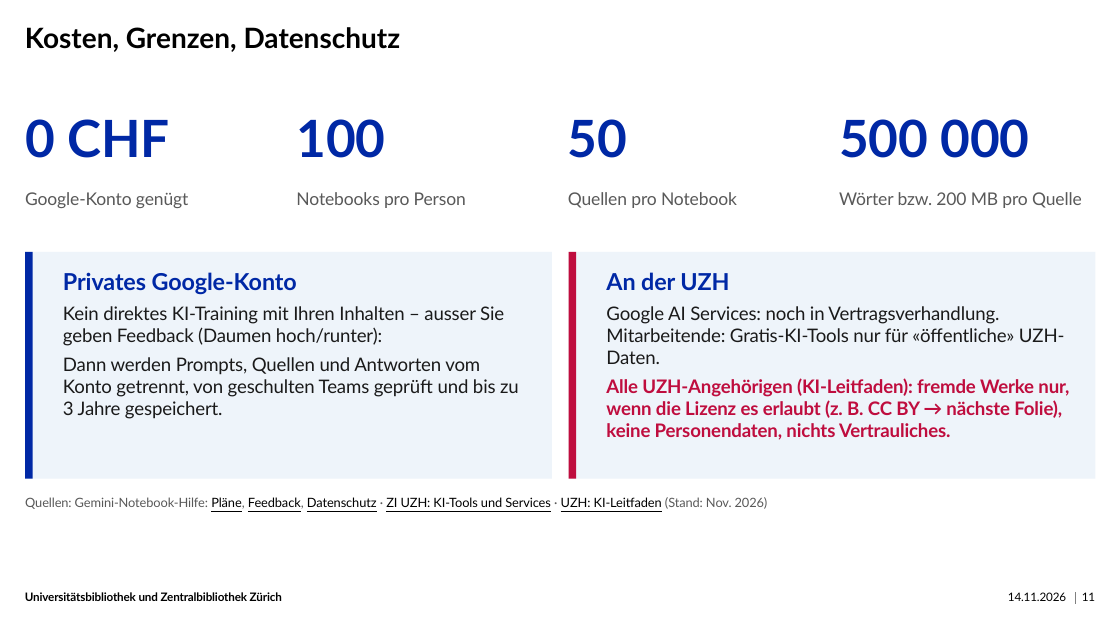
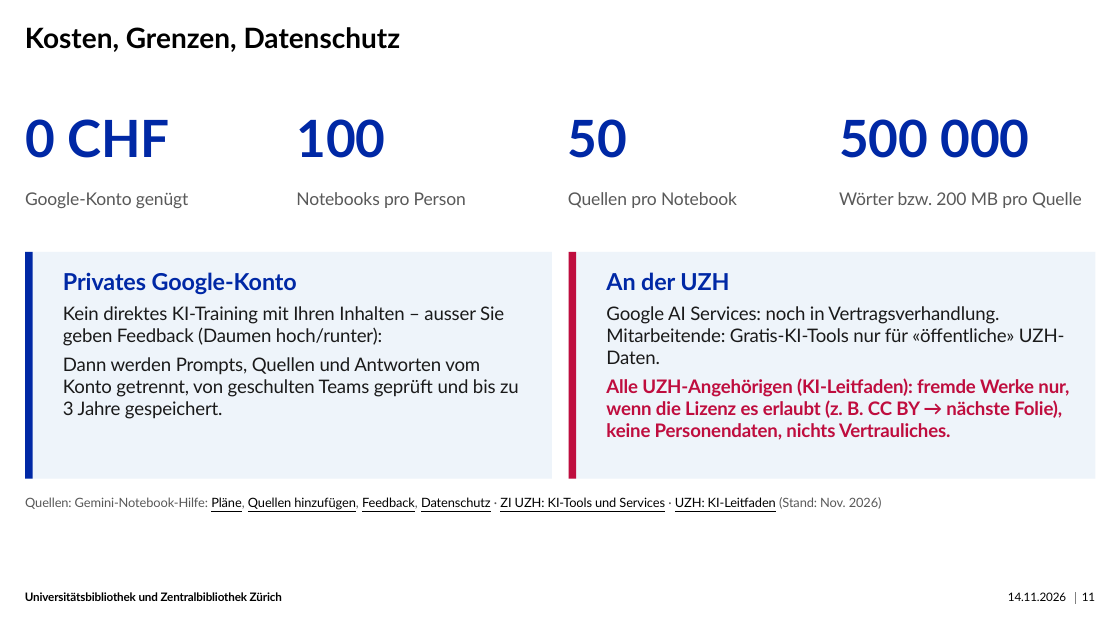
Before and after one commit to NbtKmy/presentations, a slide deck: slide 11 of coffee_lectures/presentation_HS26_geminiNotebook.pptx. Drawn at 1120x630 pixels with LibreOffice and Linux fonts; fonts in the diff are those of the drawing. Boxes give left, top, right and bottom in pixels: in the first picture for what was removed or moved away, otherwise in the second. Text is boxed around its words. In the diff, an @@ line names an element or a change of style, - is before the commit and + after.

```diff
--- a/coffee_lectures/presentation_HS26_geminiNotebook.pptx
+++ b/coffee_lectures/presentation_HS26_geminiNotebook.pptx
@@ text at bbox=[25, 497, 882, 510]: text changed @@
-Quellen: Gemini-Notebook-Hilfe: Pläne, Feedback, Datenschutz · ZI UZH: KI-Tools und Services · UZH: KI-Leitfaden (Stand: Nov. 2026)
+Quellen: Gemini-Notebook-Hilfe: Pläne, Quellen hinzufügen, Feedback, Datenschutz · ZI UZH: KI-Tools und Services · UZH: KI-Leitfaden (Stand: Nov. 2026)
```
